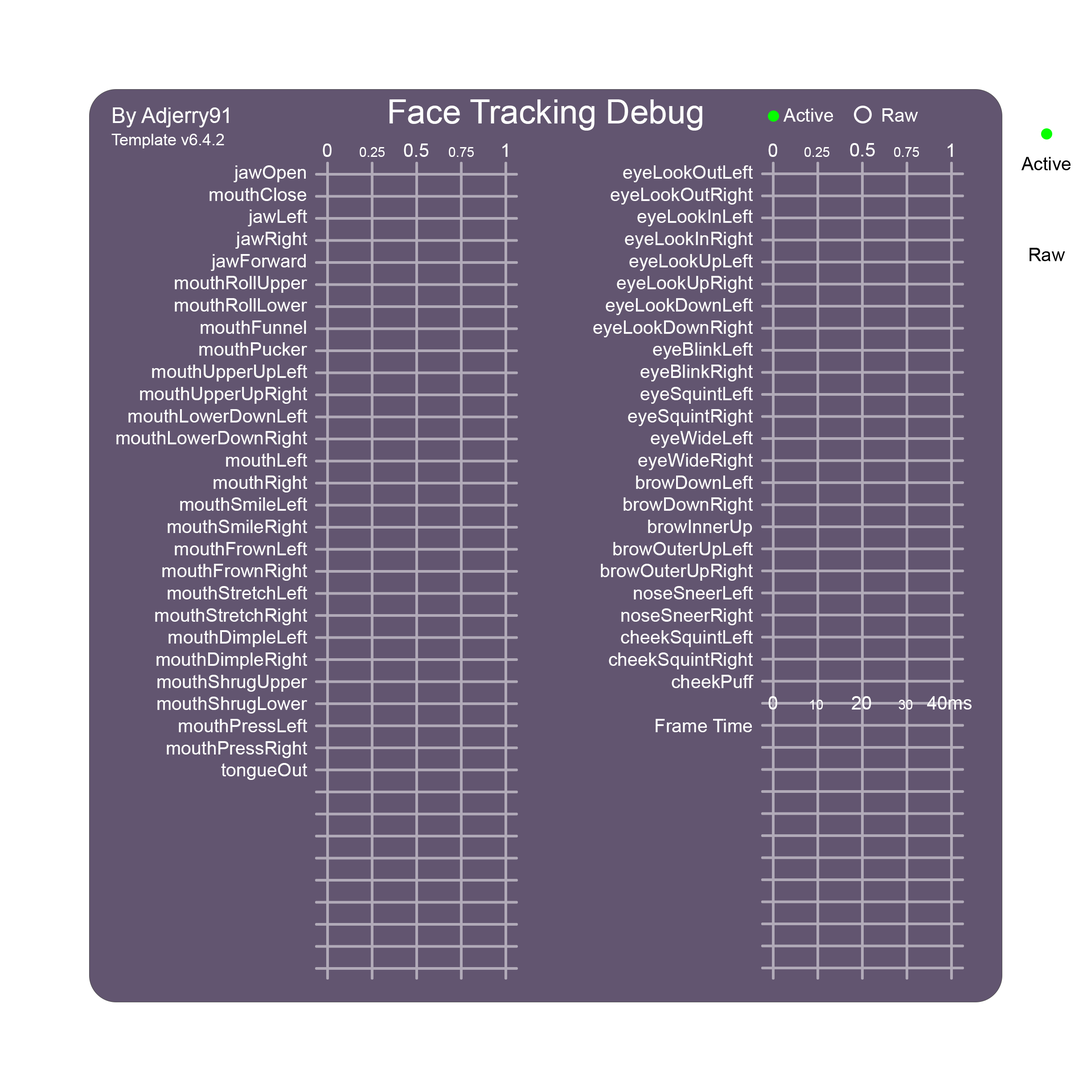
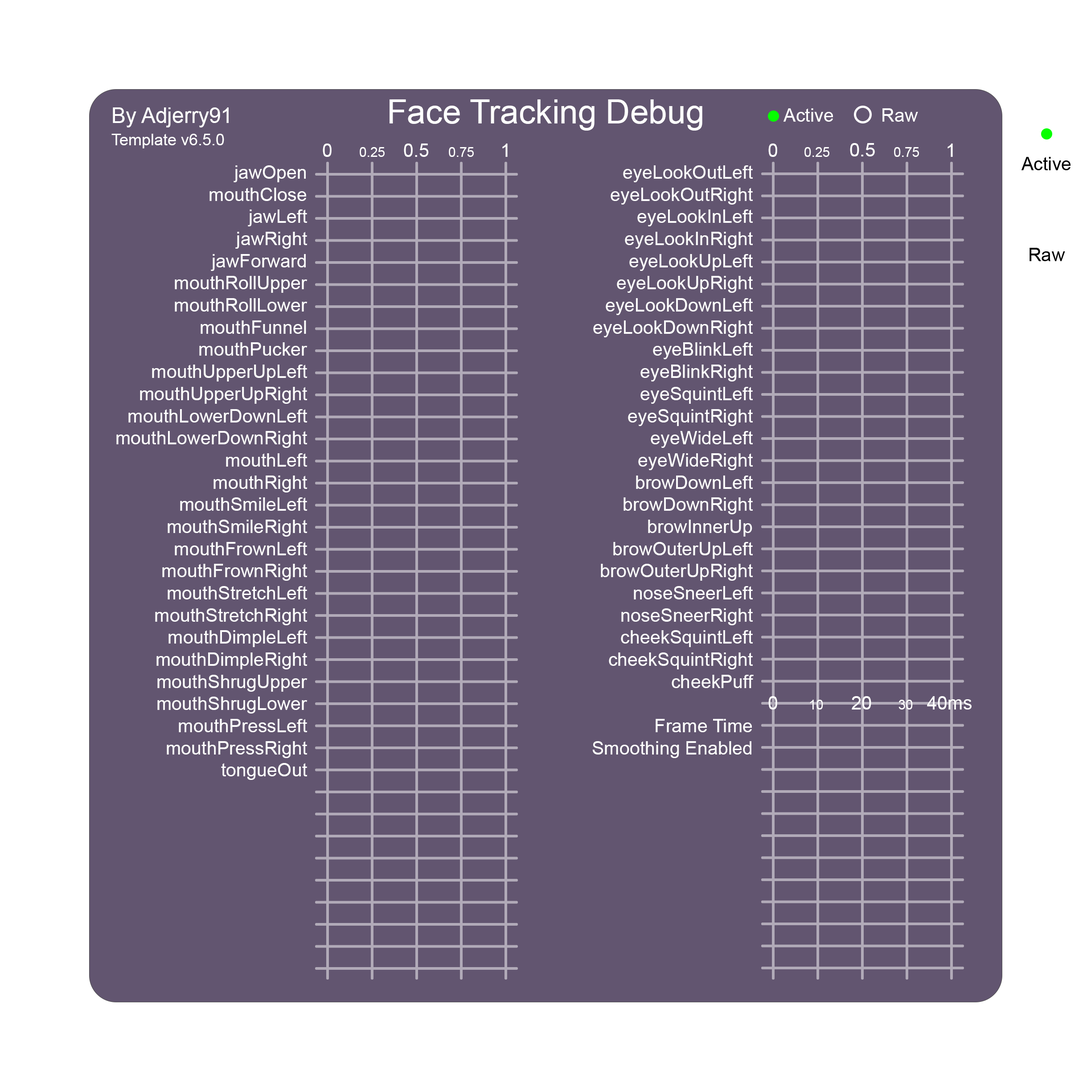
Revision of a layered 1091 × 1091 image; what changed, layer by layer:
painted on "Template Version" over <box>202,133,225,146</box>
painted on "Shapekeys" (1st of 2, in "Column 2" › "Text") over <box>592,741,752,759</box>
